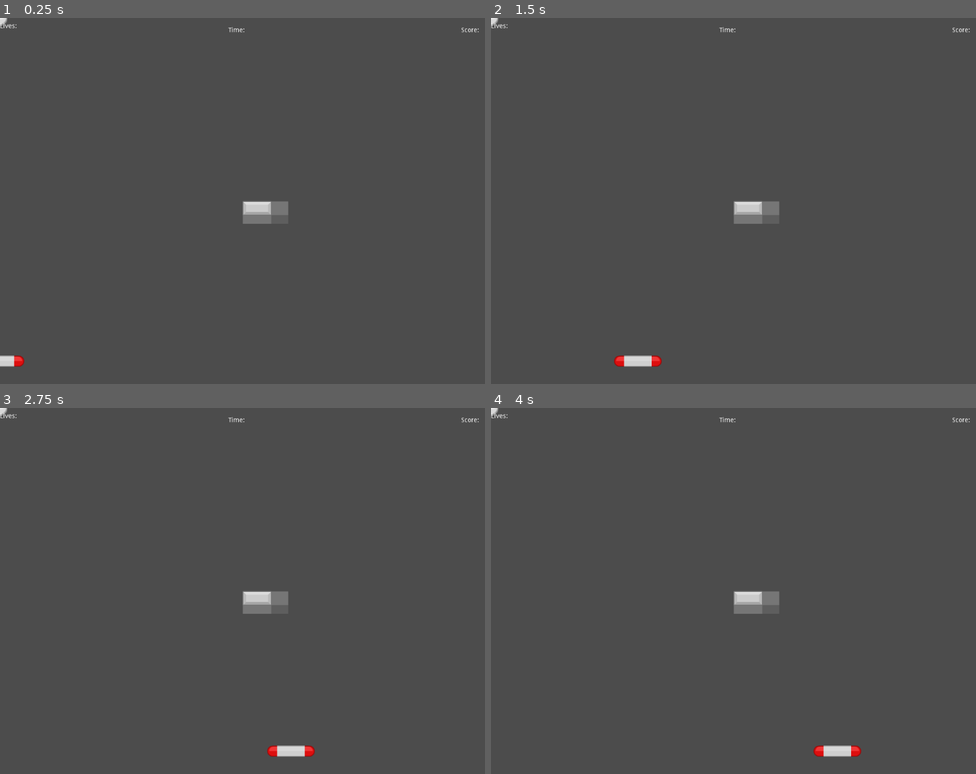
Above: before the commit, frames 1-4 (two rows, left to right).
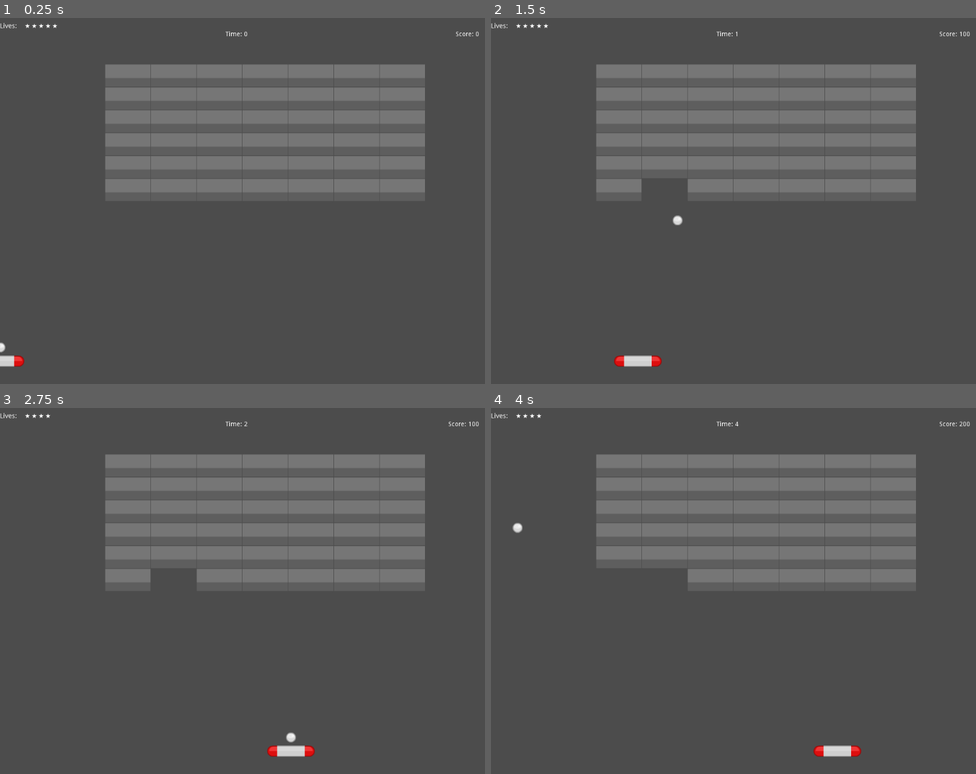
Above: after the commit, the same moments.

Repository: sgabrams/03-Juicy-Brick-Breaker
Game: Godot game, scene res://Levels/Level1.tscn
Same seed, same stepped clock (60 frames per second), same inputs: the game is played once before the commit and once after it.
Inputs (mouse positions are in pixels of both pictures, inside the frame that each line leads up to):
- Up to frame 1 (0.25 s): no input
- Up to frame 2 (1.5 s): tap Enter at 0.5 s; move the mouse to (840, 182) at 0.52 s; tap Space (release) at 0.6, 1.35 s; move the mouse to (636, 219) at 1.27 s
- Up to frame 3 (2.75 s): move the mouse to (291, 510) at 2.02 s; tap Space (release) at 2.1 s
- Up to frame 4 (4 s): move the mouse to (709, 664) at 2.77 s; tap Space (release) at 2.85, 3.6 s; move the mouse to (879, 645) at 3.52 s

The runs differ from the first frame. In frame 1, 15% of the frame differs, in the area x 0-99%, y 0-92%; in frame 2, 15%; in frame 3, 15%; in frame 4, 15%.
Error before the commit: Attempt to call function 'add_powerup' in base 'null instance' on a null instance. (res://Brick/Brick.gd:17)

Commit message:
Fixed some bugs
I'm not sure if I got everything, but I think I have a baseline of working code. Let me know if you need more help.

Diff:
--- a/Ball/Ball.gd
+++ b/Ball/Ball.gd
@@ -21,12 +21,13 @@
 	mode = RigidBody2D.MODE_RIGID
 	var impulse = Vector2.RIGHT*speed
 	impulse = impulse.rotated(randf()*-PI)
+	print(impulse)
 	apply_central_impulse(impulse)
 
 
 func _physics_process(_delta):
-	var paddle = get_node("root/Game/Paddle Container/Paddle")
-	if not released:
+	var paddle = get_node_or_null("/root/Game/Paddle Container/Paddle")
+	if not released and paddle != null:
 		position = paddle.position
 		position.y -= 30
 	else:
@@ -37,8 +38,9 @@
 		for body in bodies:
 			collided = true
 			if body.get_parent().name== "Paddle Container":
-				$AnimatedSprite.play("hit")
-				body.find_node("AnimatedSprite").play("hit")
+				pass
+				#$AnimatedSprite.play("hit")
+				#body.find_node("AnimatedSprite").play("hit")
 			if body. is_in_group("brick"):
 				body.damage(1)
 	if Input.is_action_just_pressed("release") and not released:
--- a/Ball/Ball.tscn
+++ b/Ball/Ball.tscn
@@ -8,21 +8,19 @@
 bounce = 1.0
 
 [sub_resource type="CircleShape2D" id=2]
-radius = 10.142
 
 [node name="Ball" type="RigidBody2D"]
 collision_layer = 2
-collision_mask = 0
+collision_mask = 31
+mode = 2
 physics_material_override = SubResource( 1 )
 gravity_scale = 0.0
 linear_damp = 0.0
 angular_damp = 0.0
 script = ExtResource( 2 )
 
+[node name="Sprite" type="Sprite" parent="."]
+texture = ExtResource( 1 )
+
 [node name="CollisionShape2D" type="CollisionShape2D" parent="."]
-scale = Vector2( 1.5, 1.5 )
 shape = SubResource( 2 )
-
-[node name="Sprite" type="Sprite" parent="."]
-scale = Vector2( 1.5, 1.5 )
-texture = ExtResource( 1 )
--- a/Brick/Brick Container.gd
+++ b/Brick/Brick Container.gd
@@ -40,11 +40,11 @@
 	start()
 
 
-func _physics_process(delta):
+func _physics_process(_delta):
 	if get_child_count()== 0:
 		Global.update_level(1)
 		if Global.level > Levels.size():
-			get_tree().change_scene("res://HUD/Game Over.tscn")
+			var _new_scene = get_tree().change_scene("res://HUD/Game Over.tscn")
 		else:
 			start()
 
--- a/Brick/Brick.gd
+++ b/Brick/Brick.gd
@@ -2,6 +2,8 @@
 
 var strength = 0
 var points = 100
+
+onready var Powerup_Container = null
 
 var dying = false
 
@@ -13,8 +15,11 @@
 		queue_free()
 
 func set_strength(s):
+	#if Powerup_Container == null:
+	#	Powerup_Container = get_node_or_null("/root/Game/Powerup Container")
 	if s <= 0:
-		get_node("/root/Game/Powerup Container").add_powerup(position)
+	#	if Powerup_Container != null:
+	#		Powerup_Container.add_powerup(position)
 		die()
 	strength = s
 	var x = strength *100
@@ -22,7 +27,7 @@
 	points = strength*10 + 100
 
 func damage(d):
-	set_strength(strength - 1)
+	set_strength(strength - d)
 	Global.update_score(points)
 
 
--- a/Brick/Brick.tscn
+++ b/Brick/Brick.tscn
@@ -20,4 +20,5 @@
 region_rect = Rect2( 0, 0, 100, 50 )
 
 [node name="CollisionShape2D" type="CollisionShape2D" parent="."]
+position = Vector2( 48, 24 )
 shape = SubResource( 1 )
--- a/HUD/Global.gd
+++ b/HUD/Global.gd
@@ -23,7 +23,7 @@
 	lives += l
 	emit_signal("changed")
 	if lives <= 0:
-		get_tree().change_scene("res://HUD/GameOver.tscn")
+		var _new_scene = get_tree().change_scene("res://HUD/Game Over.tscn")
 
 func update_level(l):
 	level+= l
--- a/HUD/HUD.gd
+++ b/HUD/HUD.gd
@@ -6,12 +6,12 @@
 var indicators = []
 
 func _ready():
-	Global.connect("changed" ,self, "_on_Global_changed")
+	var _new_signal = Global.connect("changed" ,self, "_on_Global_changed")
 
 	for i in range (Global.lives):
-		var indicator = Indicator.get_instance()
-		indicator.position.x = 33*i + 70
-		indicator.position.y = 31
+		var indicator = Indicator.instance()
+		indicator.position.x = 15*i + 60
+		indicator.position.y = 17
 		indicator.on = true
 		indicators.append(indicator)
 		add_child(indicator)
@@ -29,9 +29,9 @@
 	var c = 0
 	for i in indicators:
 		if c < Global.lives:
-			i.turn_on()
+			i.show()
 		else:
-			i.turn_off()
+			i.hide()
 		c += 1
 
 
@@ -41,10 +41,12 @@
 
 
 
-func _on_Timer_tomeout():
-	time += 1
-	update_time()
-
 func _on_Global_changed():
 	update_score()
 	update_lives()
+
+
+
+func _on_Timer_timeout():
+	time += 1
+	update_time()
--- a/HUD/Indicator.tscn
+++ b/HUD/Indicator.tscn
@@ -5,6 +5,5 @@
 
 [node name="Indicator" type="Sprite"]
 texture = ExtResource( 1 )
-region_enabled = true
-region_rect = Rect2( 0, 0, 47, 47 )
+region_rect = Rect2( 0, 0, 10, 10 )
 script = ExtResource( 2 )
--- a/Levels/Level1.tscn
+++ b/Levels/Level1.tscn
@@ -13,7 +13,7 @@
 collision_mask = 0
 
 [node name="CollisionPolygon2D" type="CollisionPolygon2D" parent="Walls"]
-polygon = PoolVector2Array( -5.57288, 945.557, -5.57288, -0.645874, -5.57288, -0.645874, 1060.03, 3.85986, 1060.03, 3.85986, 1066.79, 916.27, 1267.3, 916.27, 1260.54, -169.611, -183.549, -169.611, -176.791, 943.304 )
+polygon = PoolVector2Array( 0, 0, 0, 832, -64, 832, -64, -64, 1152, -64, 1152, 832, 1064, 832, 1064, 0 )
 
 [node name="Powerup Container" type="Node2D" parent="."]
 script = ExtResource( 5 )
@@ -63,6 +63,9 @@
 margin_bottom = 36.0
 text = "Lives:"
 valign = 1
+__meta__ = {
+"_edit_use_anchors_": false
+}
 
 [node name="Timer" type="Timer" parent="HUD"]
 autostart = true
--- a/Paddle/Paddle Container.gd
+++ b/Paddle/Paddle Container.gd
@@ -8,4 +8,5 @@
 
 func load_paddle():
 	var paddle = Paddle.instance()
+	paddle.name = "Paddle"
 	add_child(paddle)
--- a/Powerup/Payload.gd
+++ b/Powerup/Payload.gd
@@ -7,9 +7,9 @@
 
 func enable_payload():
 	if payload_type == 0:
-		var balls_container = get_node("/root/Game/Ball Container")
-		if balls_container:
-			var balls = ball_container.get_children()
+		var balls_container = get_node_or_null("/root/Game/Ball Container")
+		if balls_container != null:
+			var balls = balls_container.get_children()
 			for ball in balls:
 				if ball.get_node("AnimatedSprite").scale.x == 1:
 					ball.get_node("AnimatedSprite").scale = Vector2(1.5,1.5)
@@ -21,9 +21,9 @@
 
 func disable_payload():
 	if payload_type == 0:
-		var balls_container = get_node("/root/Game/Ball Container")
-		if balls_container:
-			var balls = ball_container.get_children()
+		var balls_container = get_node_or_null("/root/Game/Ball Container")
+		if balls_container != null:
+			var balls = balls_container.get_children()
 			for ball in balls:
 				if ball.get_node("AnimatedSprite").scale.x == 1.5:
 					ball.get_node("AnimatedSprite").scale = Vector2(1,1)
--- a/Powerup/Powerup Container.gd
+++ b/Powerup/Powerup Container.gd
@@ -1,6 +1,6 @@
 extends Node2D
 
-onready var Powerup = load("res://Powerup/Powerup.tcsn")
+onready var Powerup = load("res://Powerup/Powerup.tscn")
 export var powerup_prob = 0.05
 
 
--- a/Powerup/Powerup.gd
+++ b/Powerup/Powerup.gd
@@ -24,6 +24,6 @@
 	for body in bodies:
 		if body.get_parent().name== "Paddle Container":
 			var payload = $Payload
-			remove_child(($Payload)
+			remove_child($Payload)
 			get_node("/root/Game/Powerup Container").add_child(payload)
 			queue_free()
